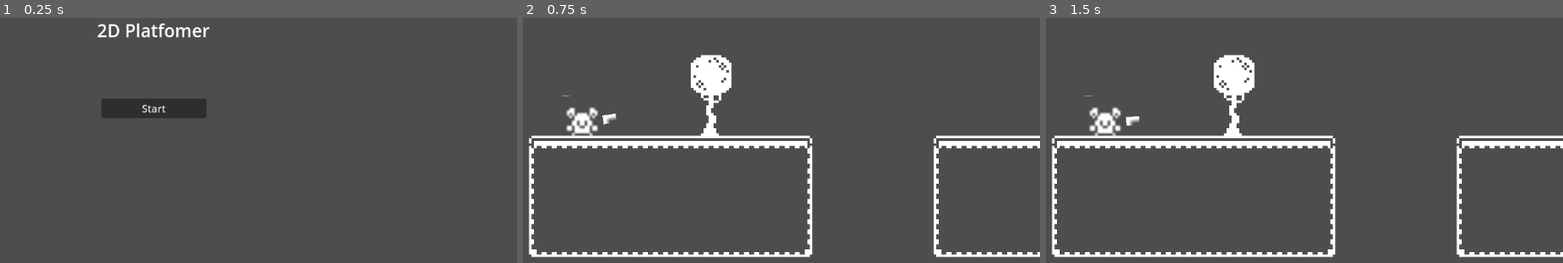
Above: before the commit, frames 1-3 (left to right).
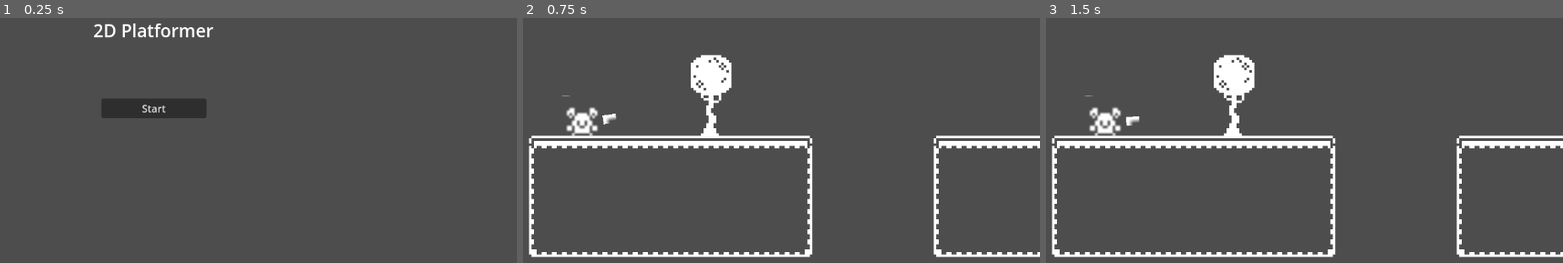
Above: after the commit, the same moments.

Repository: CarsonDecker24/2D-Platformer
Game: Godot game, scene res://MainMenu.tscn
The game is run twice, just before and just after one commit, with the same random seed, the same clock (stepped at 60 frames per second) and the same inputs. The project has no main scene, so this scene is started directly.
Inputs (mouse positions are in pixels of both pictures, inside the frame that each line leads up to):
- Up to frame 1 (0.25 s): no input
- Up to frame 2 (0.75 s): click "Start" at 0.5 s
- Up to frame 3 (1.5 s): tap Enter at 1.25 s; move the mouse to (1361, 103) at 1.27 s

The runs differ from the first frame. In frame 1, 0.8% of the frame differs, in the area x 18-42%, y 2-9%; in frame 2, nothing differs; in frame 3, nothing differs.

Commit message:
Update MainMenu.tscn

Diff:
--- a/MainMenu.tscn
+++ b/MainMenu.tscn
@@ -12,7 +12,7 @@
 offset_right = 1151.0
 offset_bottom = 176.0
 theme_type_variation = &"HeaderLarge"
-text = "2D Platfomer
+text = "2D Platformer
 "
 horizontal_alignment = 1
 
